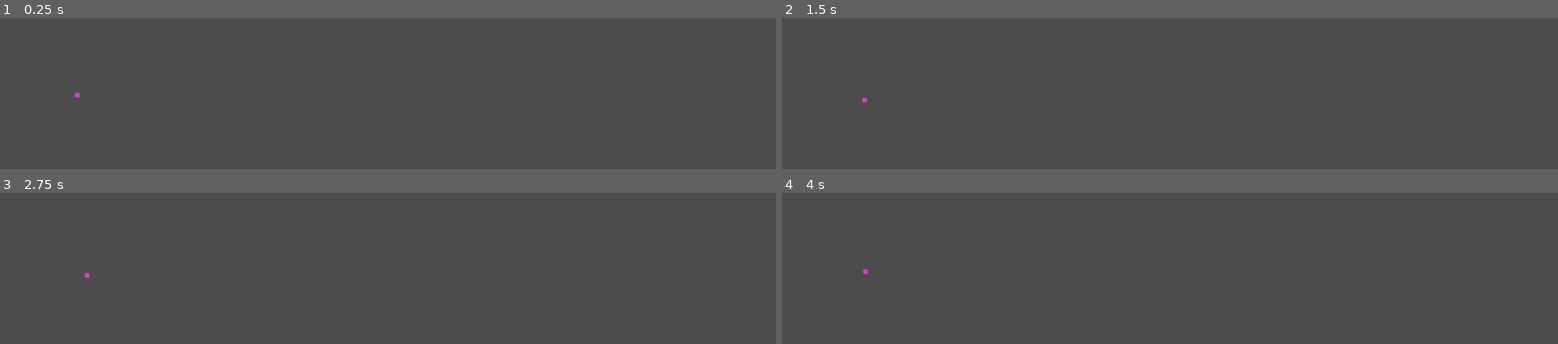
Above: before the commit, frames 1-4 (two rows, left to right).
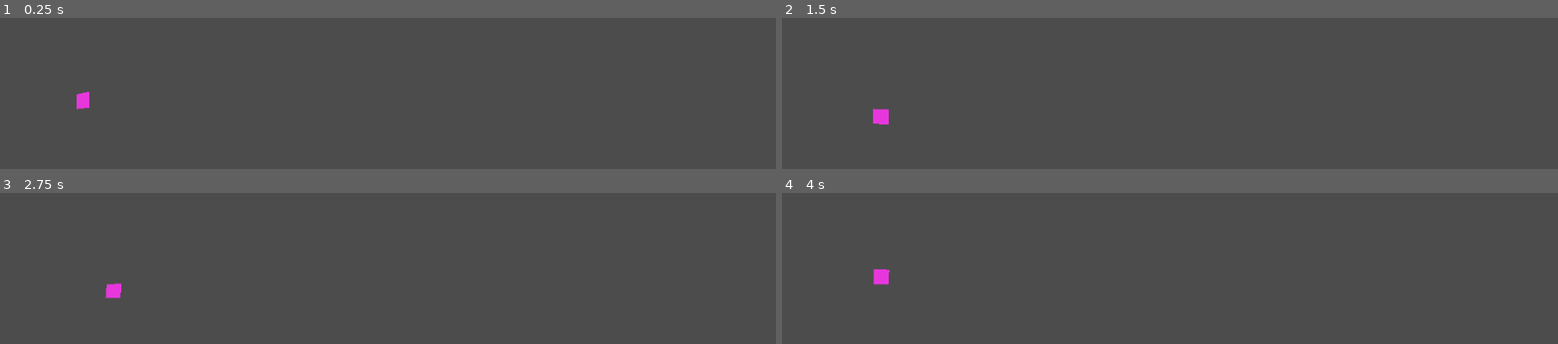
Above: after the commit, the same moments.

Repository: sustainablelab/eat-and-poop
Game: Godot game, scene res://scenes/Player.tscn
The game is run twice, just before and just after one commit, with the same random seed, the same clock (stepped at 60 frames per second) and the same inputs. The project has no main scene, so this scene is started directly.
Inputs:
- Up to frame 1 (0.25 s): no input
- Up to frame 2 (1.5 s): hold Right (ui_right) 0.53-1.28 s; hold Down (ui_down) from 1.28 s (still down)
- Up to frame 3 (2.75 s): release Down (ui_down) at 2.03 s; hold Right (ui_right) from 2.03 s (still down)
- Up to frame 4 (4 s): release Right (ui_right) at 2.78 s; hold Up (ui_up) 2.78-3.53 s; hold Left (ui_left) from 3.53 s (still down)

The runs differ from the first frame. In frame 1, 0.2% of the frame differs, in the area x 9-12%, y 48-61%; in frame 2, 0.2%, in the area x 10-14%, y 52-71%; in frame 3, 0.2%; in frame 4, 0.2%.

Commit message:
Block.draw_square does awesome shimmering animation

Diff:
--- a/scripts/Block.gd
+++ b/scripts/Block.gd
@@ -10,7 +10,7 @@
 var square_points_are_randomized: bool = true
 
 # growth_shrink_amount sets how much to grow/shrink by: 0 == no growth
-const GROW_SHRINK_AMOUNT: float = 0.1 # range: 0.0:1.0
+const GROW_SHRINK_AMOUNT: float = 0.05 # range: 0.0:1.0
 # TODO: clamp GROW_SHRINK_AMOUNT to the range 0 to 1
 
 # var max_growth: float
@@ -29,6 +29,7 @@
 	# max_shrink = grid.size * (1 - GROW_SHRINK_AMOUNT)
 	max_deviation = grid.size * GROW_SHRINK_AMOUNT
 	add_child(smooth_move)
+	rng.randomize() # setup the generator from a time-based seed
 
 
 # Animate the block.
@@ -100,17 +101,21 @@
 	var x:float = self.top_left.x
 	var y:float = self.top_left.y
 	if self.square_points_are_randomized:
-		# TODO: does this belong here or in _ready()?
-		rng.randomize() # setup the generator from a time-based seed
+		var random: float
+		# Randomize to a range?
 		# var random_amount = rng.randf_range(max_shrink, max_growth)
-		var random: float
-		random = rng.randfn( # normally-distributed
-				0.0, # mean
-				max_deviation # deviation
-				)
+		# Or randomize to a Gaussian distribution?
+		# random = rng.randfn( # normally-distributed
+		# 		0.0, # mean
+		# 		max_deviation # deviation
+		# 		)
+		random = rng.randfn(0.0, max_deviation)
 		points.append(Vector2(x+random,y+random))
+		random = rng.randfn(0.0, max_deviation)
 		points.append(Vector2(x+random,y+random+self.length))
+		random = rng.randfn(0.0, max_deviation)
 		points.append(Vector2(x+random+self.length,y+random+self.length))
+		random = rng.randfn(0.0, max_deviation)
 		points.append(Vector2(x+random+self.length,y+random))
 	else:
 		points.append(Vector2(x,y))
--- a/scripts/Grid.gd
+++ b/scripts/Grid.gd
@@ -1,4 +1,4 @@
 class_name Grid
 extends Node
 
-var size: int = 6
+var size: int = 20
